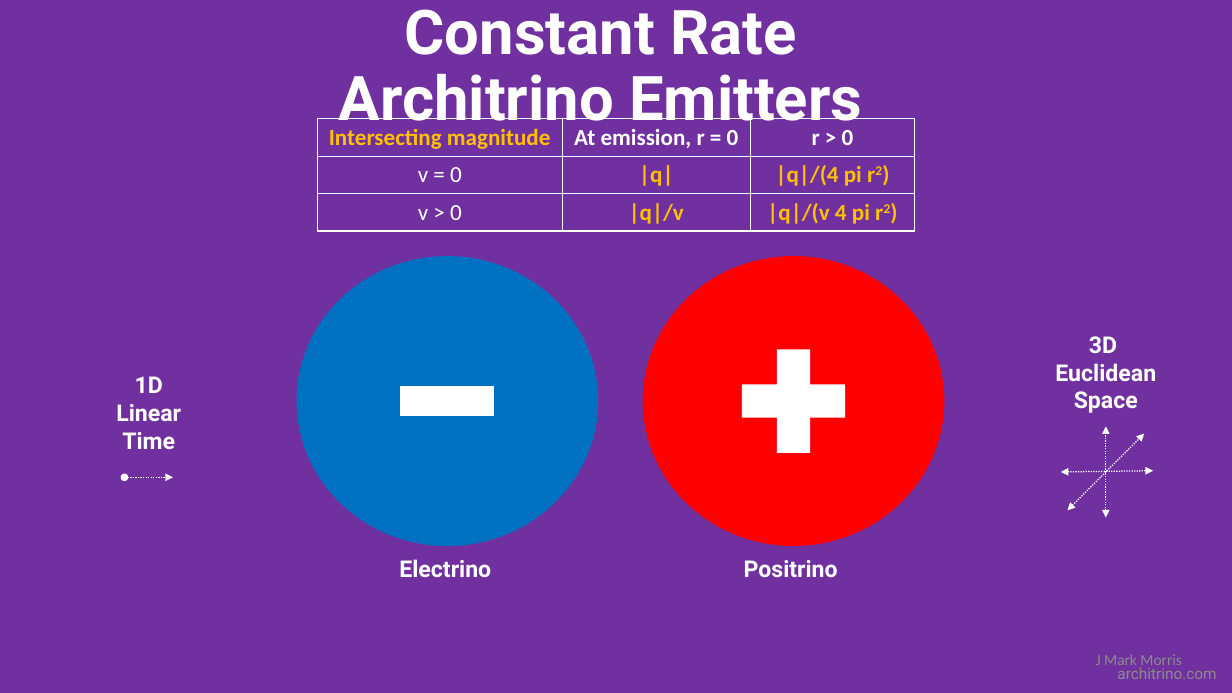
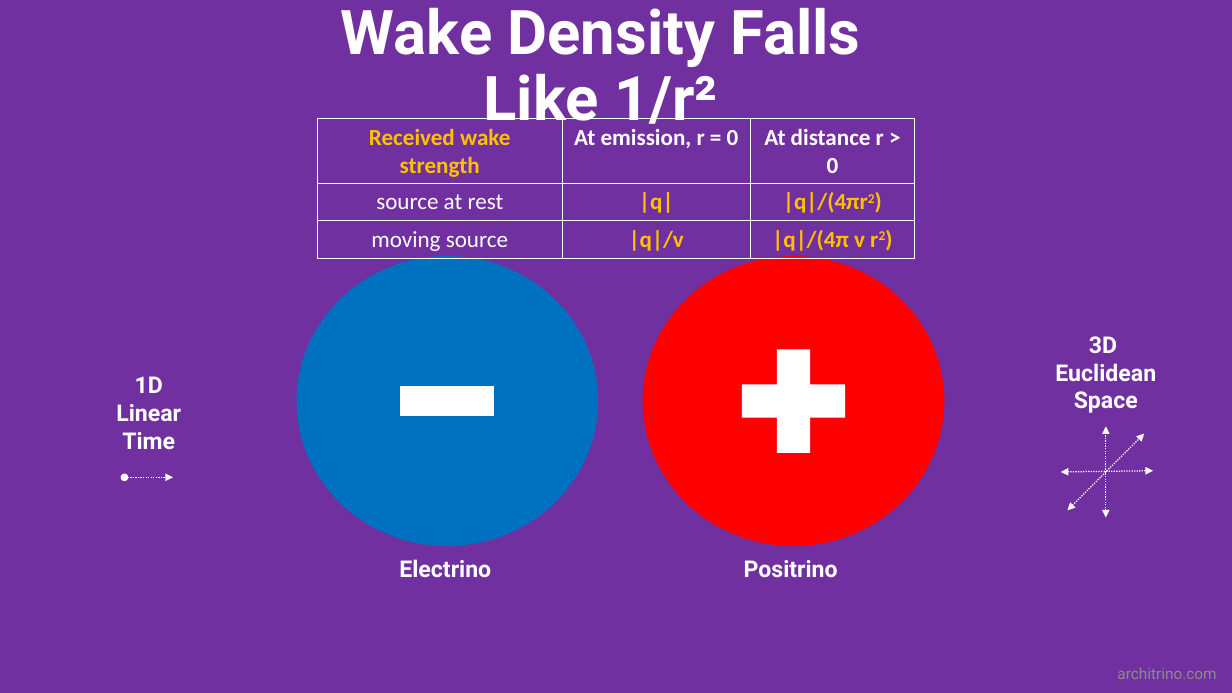
Before and after one commit to jmarkmorris/architrino, a slide deck: slide 7 of reference/archie/presentations/NPQG Fundamentals - Point Potential.pptx. Drawn at 1232x693 pixels with LibreOffice and Linux fonts; fonts in the diff are those of the drawing. Boxes give left, top, right and bottom in pixels: in the first picture for what was removed or moved away, otherwise in the second. Text is boxed around its words. In the diff, an @@ line names an element or a change of style, - is before the commit and + after.

```diff
--- a/reference/archie/presentations/NPQG Fundamentals - Point Potential.pptx
+++ b/reference/archie/presentations/NPQG Fundamentals - Point Potential.pptx
@@ title at <box>341,7,860,135</box>: text changed @@
-Constant Rate Architrino Emitters
+Wake Density Falls Like 1/r²
@@ table at <box>317,118,915,255</box> @@
-row 1, column 1: Intersecting magnitude
+row 1, column 1: Received wake strength
-row 1, column 3: r > 0
+row 1, column 3: At distance r > 0
-row 2, column 1: v = 0
+row 2, column 1: source at rest
-row 2, column 3: |q|/(4 pi r2)
+row 2, column 3: |q|/(4πr2)
-row 3, column 1: v > 0
+row 3, column 1: moving source
-row 3, column 3: |q|/(v 4 pi r2)
+row 3, column 3: |q|/(4π v r2)
@@ text removed at <box>1096,654,1182,670</box> @@
-J Mark Morris
```
Also in this commit, not shown: 8 other slides changed, 6 slides removed, 6 other files.
